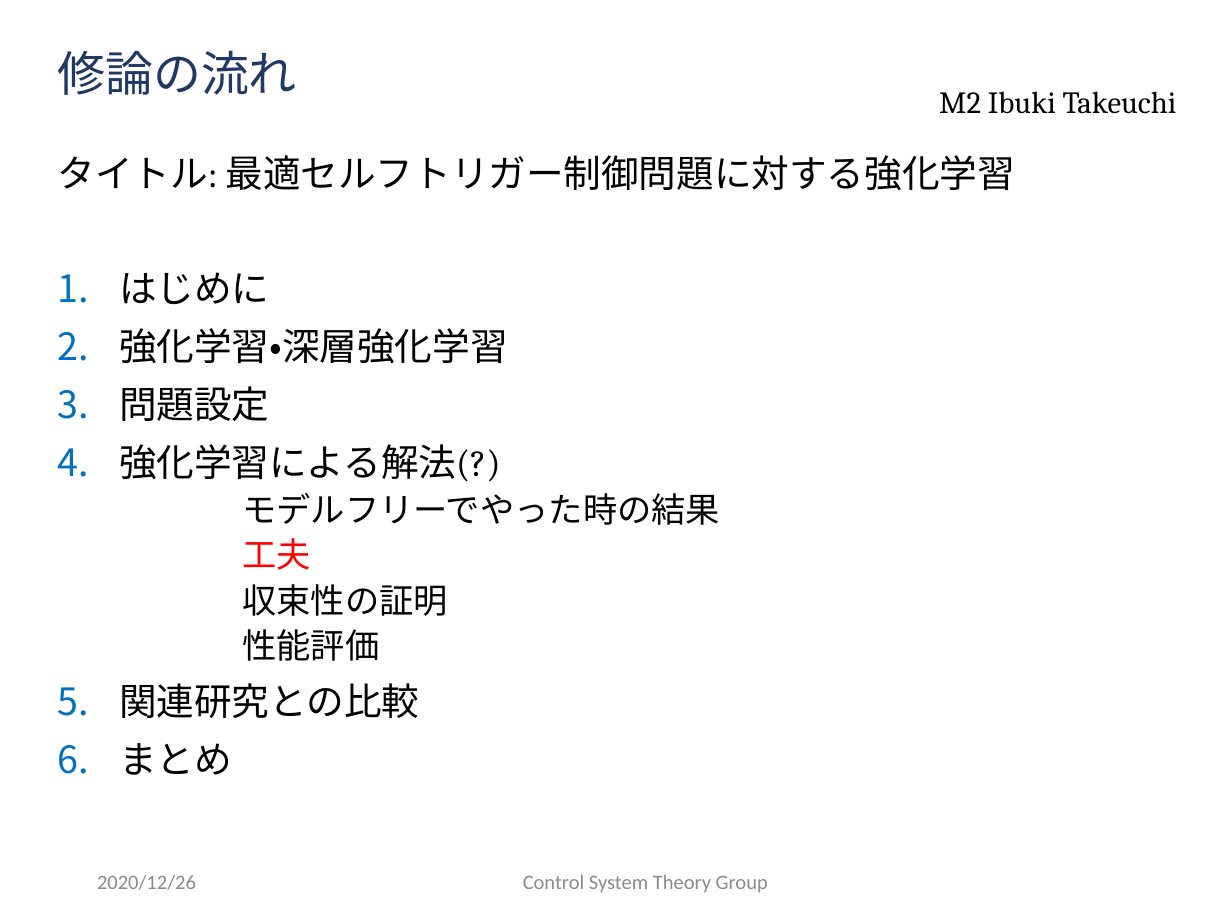
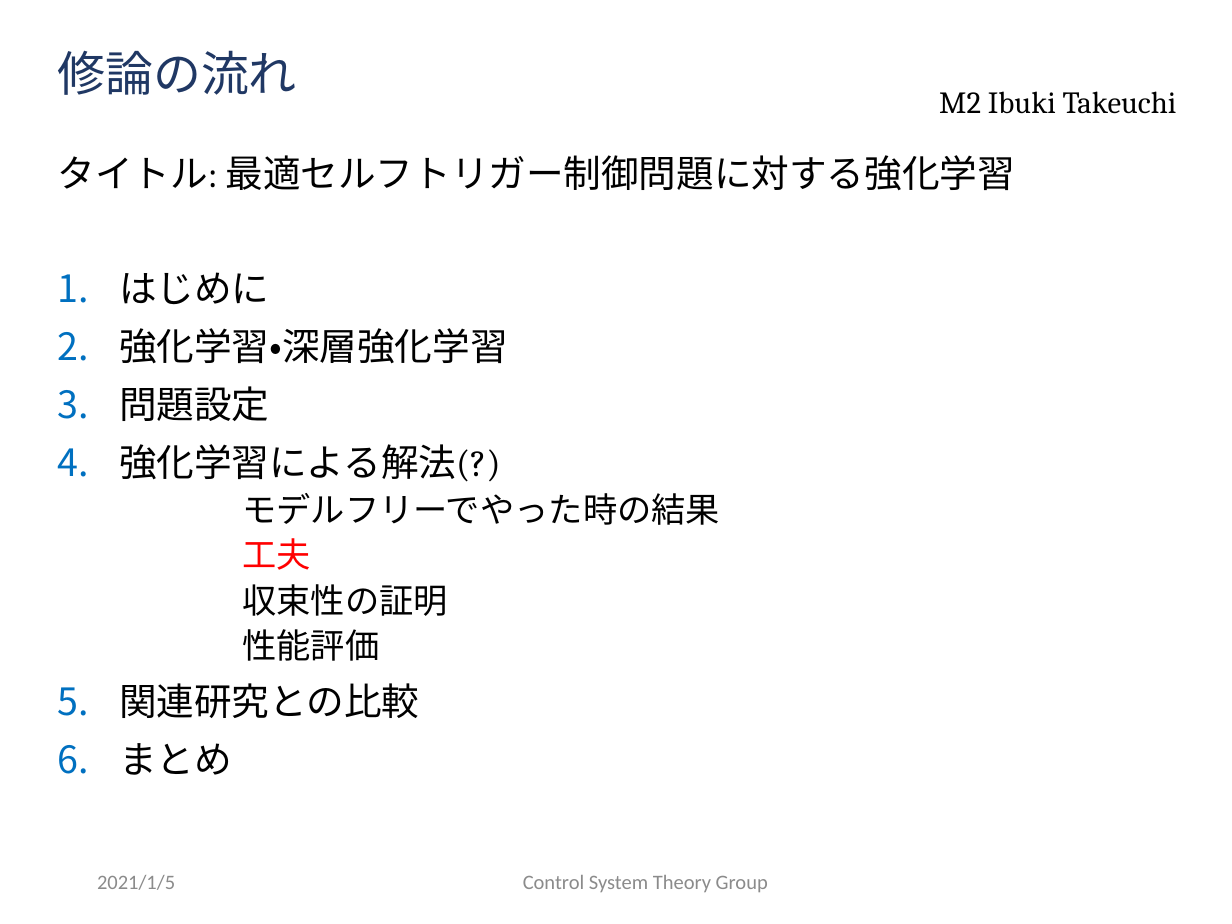
Before and after one commit to ibuki1024/weekly_report, a slide deck: slide 5 of report.pptx. Drawn at 1232x924 pixels with LibreOffice and Linux fonts; fonts in the diff are those of the drawing; background and template pictures are left out. Boxes give left, top, right and bottom in pixels: in the first picture for what was removed or moved away, otherwise in the second. Text is boxed around its words. In the diff, an @@ line names an element or a change of style, - is before the commit and + after.

```diff
--- a/report.pptx
+++ b/report.pptx
@@ text at bbox=[97, 875, 175, 890]: text changed @@
-2020/12/26
+2021/1/5
```
Also in this commit, not shown: 1 other slide changed, 3 slides added, 4 slides removed, 1 other file.
